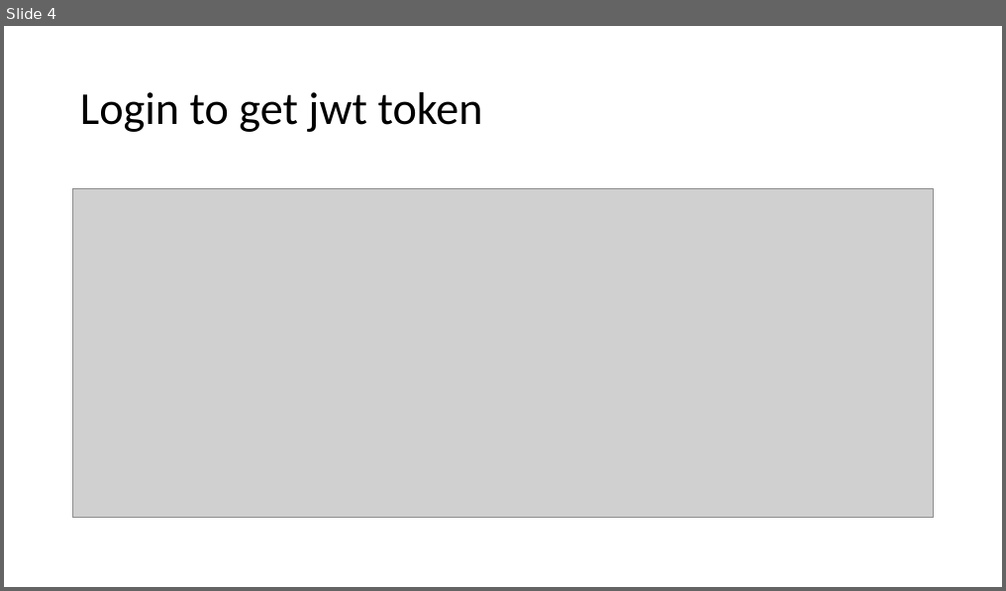
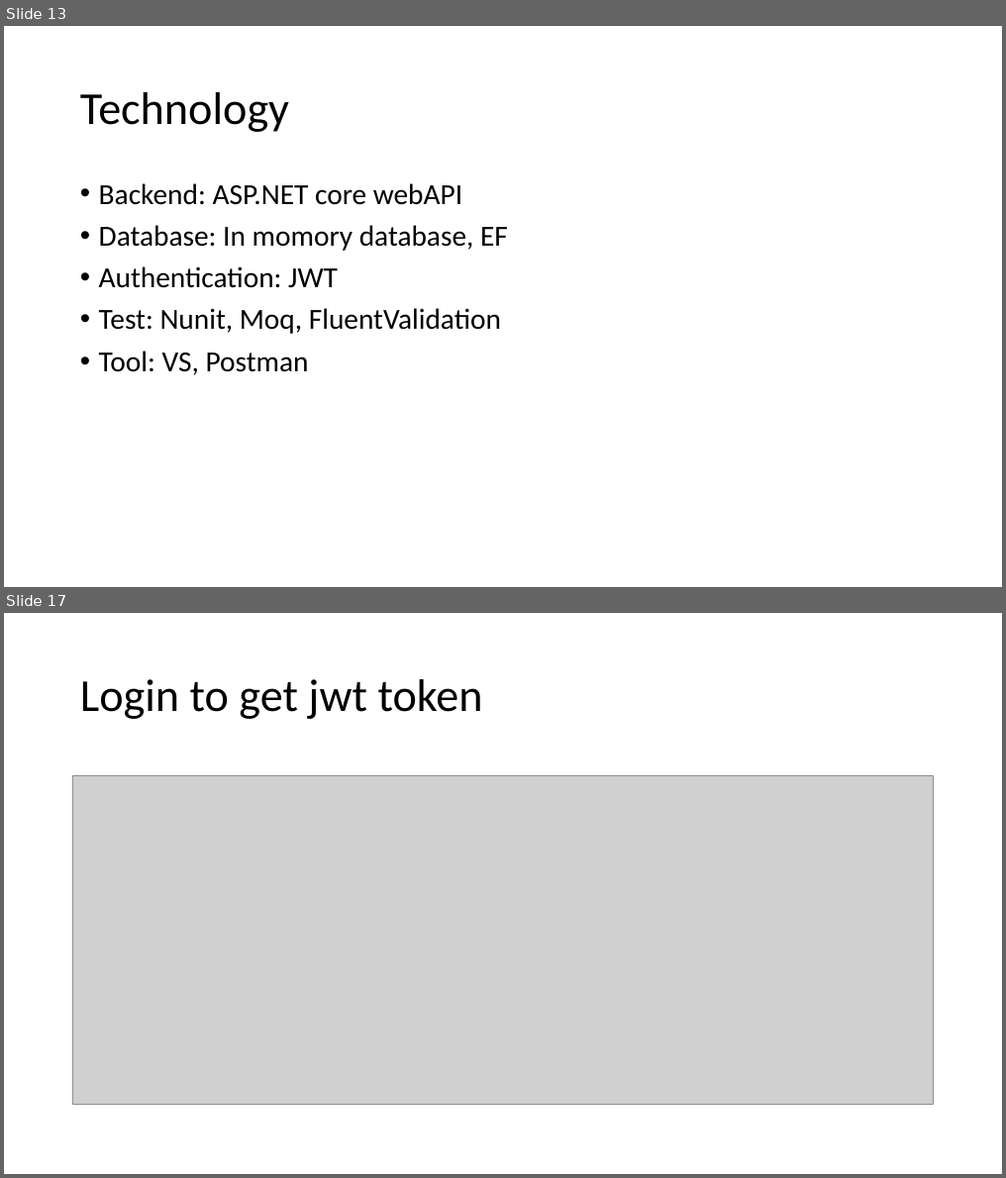
Before and after one commit to Lejuan60606/PlayGoodSolution, a slide deck: Presentation1.pptx. Shown one above the other, each under a label of ours: slide 4 before the commit, slides 13 and 17 after it; the slides between them are not shown. The pictures are 1006x591 and 1006x1178 pixels, drawn with LibreOffice and Linux fonts; fonts in the diff are those of the drawing; grey boxes stand for pictures. Boxes give left, top, right and bottom in pixels: in the first picture for what was removed or moved away, otherwise in the second. Text is boxed around its words. In the diff, an @@ line names an element or a change of style, - is before the commit and + after.

```diff
--- a/Presentation1.pptx
+++ b/Presentation1.pptx
@@ slide 13 added at (x1=4, y1=26, x2=1002, y2=587), background #FFFFFF @@
@@ title added at (x1=80, y1=92, x2=289, y2=132), 44 pt, text #000000 @@
+Technology
@@ text added at (x1=99, y1=183, x2=508, y2=375), 28 pt, text #000000 @@
+• Backend: ASP.NET core webAPI
+• Database: In momory database, EF
+• Authentication: JWT
+• Test: Nunit, Moq, FluentValidation
+• Tool: VS, Postman
@@ what was slide 4 is now slide 17 @@
```
Also in this commit, not shown: 3 slides changed, 12 other slides added.
